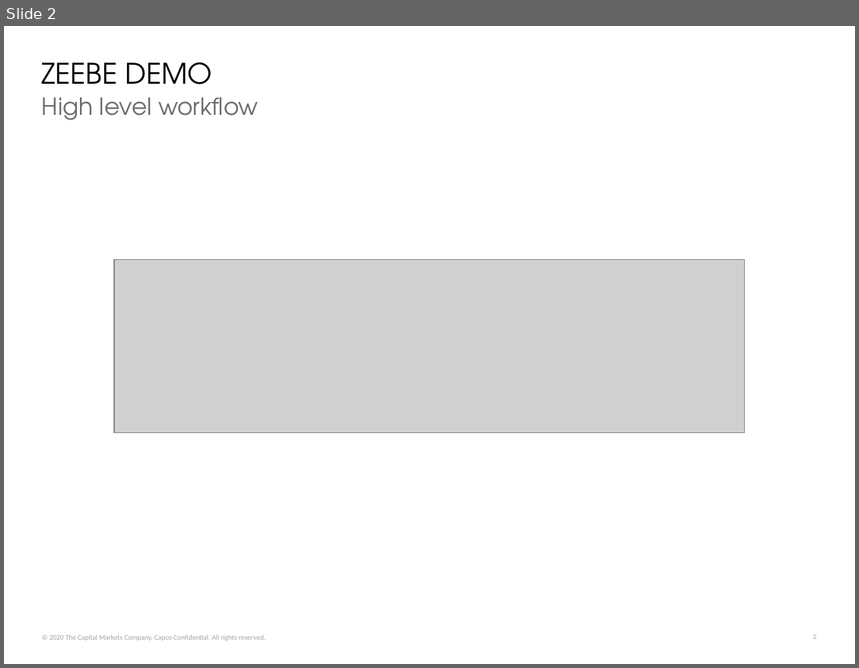
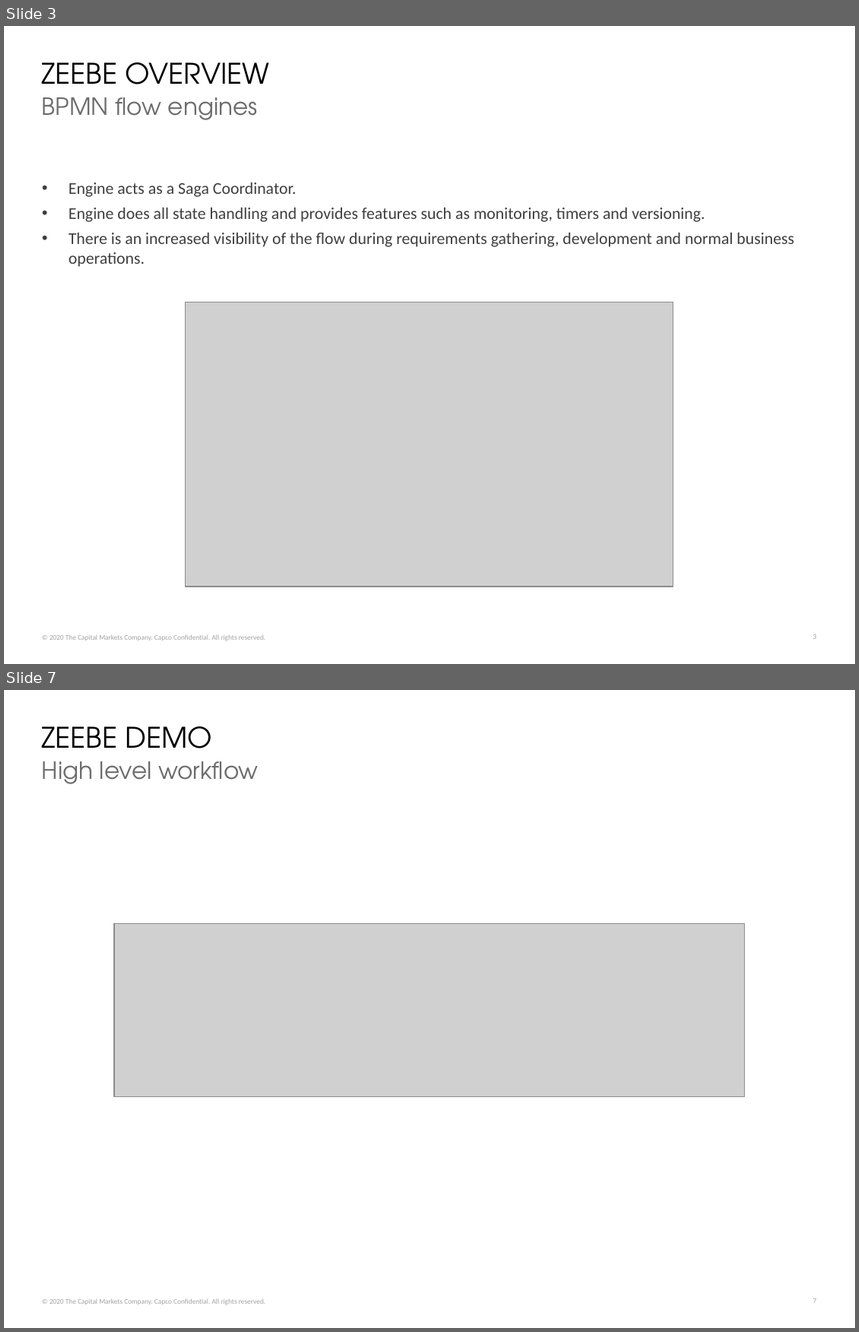
Before and after one commit to ccso-capco/zeebe-demo, a slide deck: docs/zeebe-demo.pptx. Shown one above the other, each under a label of ours: slide 2 before the commit, slides 3 and 7 after it; the slides between them are not shown. The pictures are 859x668 and 859x1332 pixels, drawn with LibreOffice and Linux fonts; fonts in the diff are those of the drawing; grey boxes stand for pictures. Boxes give left, top, right and bottom in pixels: in the first picture for what was removed or moved away, otherwise in the second. Text is boxed around its words. In the diff, an @@ line names an element or a change of style, - is before the commit and + after.

Commit message:
Added payment flow with REST call sample

```diff
--- a/docs/zeebe-demo.pptx
+++ b/docs/zeebe-demo.pptx
@@ slide 3 added at <box>4,26,855,664</box>, background #FFFFFF; not listed: 2 template elements that a slide beside it also shows @@
@@ title added at <box>42,62,270,85</box>, 24 pt, text #000000 @@
+ZEEBE OVERVIEW
@@ text added at <box>42,97,258,120</box>, 20 pt, text #6C6C6C @@
+BPMN flow engines
@@ text added at <box>69,183,794,267</box>, 14 pt, text #3F3F3F @@
+• Engine acts as a Saga Coordinator.
+• Engine does all state handling and provides features such as monitoring, timers and versioning.
+• There is an increased visibility of the flow during requirements gathering, development and normal business operations.
@@ picture added at <box>186,302,674,587</box> @@
@@ what was slide 2 is now slide 7 @@
```
Also in this commit, not shown: 2 slides changed, 6 other slides added, 1 slide removed, 31 other files.
